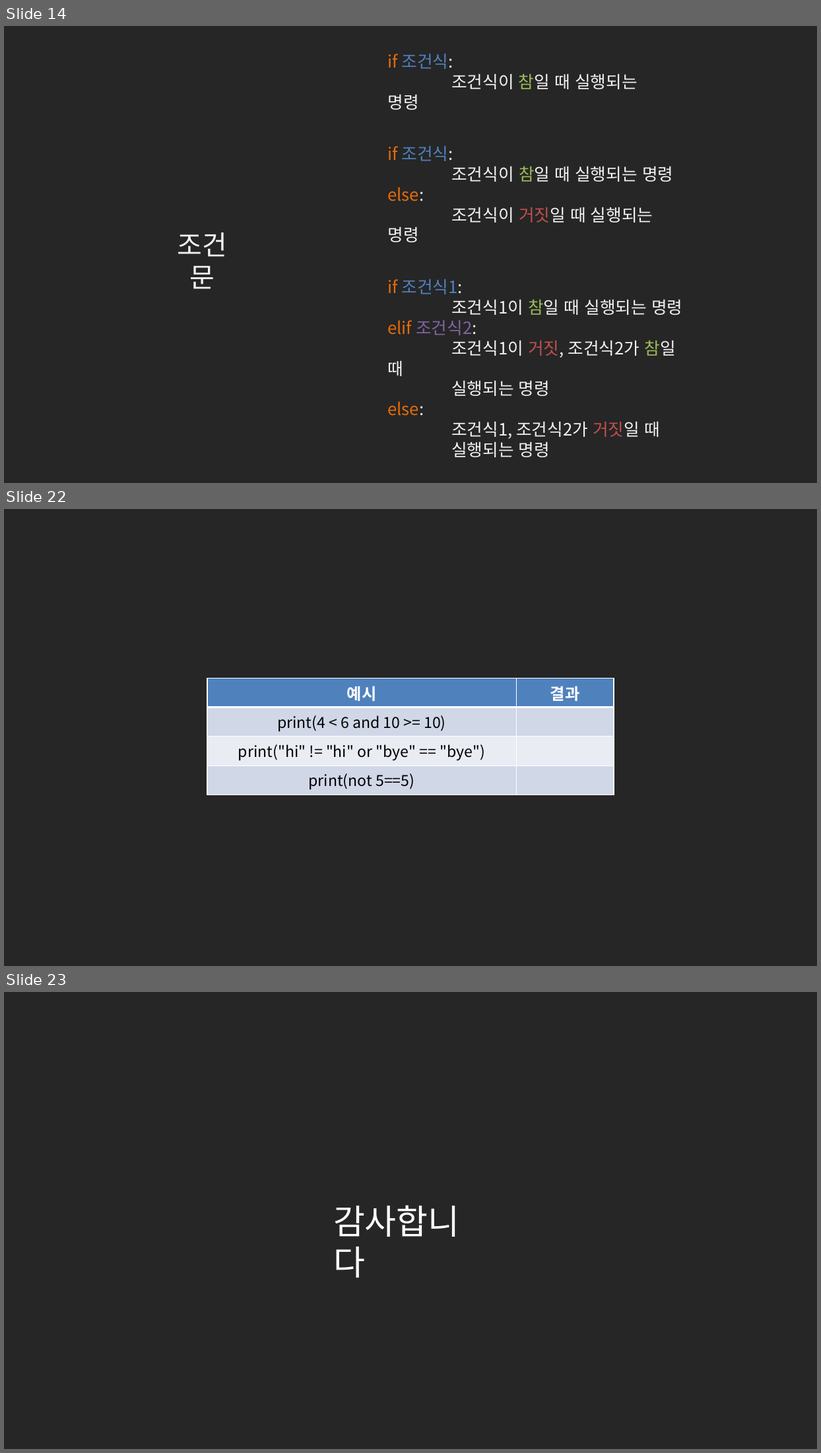
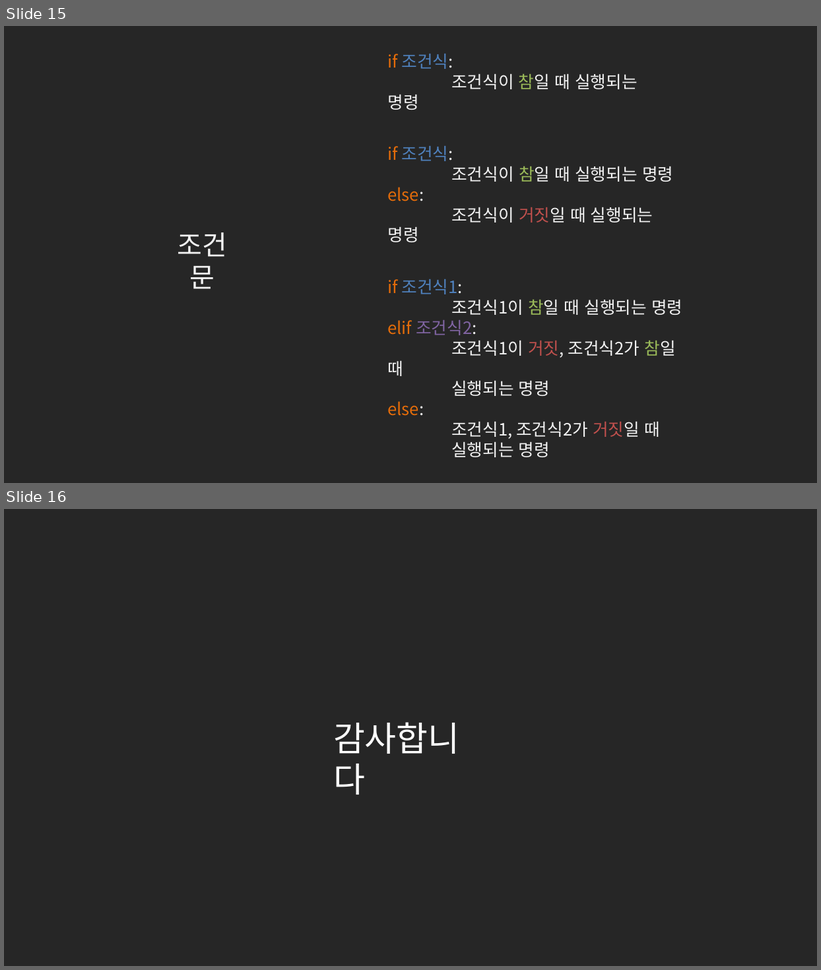
Before and after one commit to kwonkijun/python, a slide deck: 파이썬기초(PPT)/NEW_2021버전/파이썬 기초 6강_조건문.pptx. Shown one above the other, each under a label of ours: slides 14, 22 and 23 before the commit, slides 15 and 16 after it; the slides between them are not shown. The pictures are 821x1453 and 821x970 pixels, drawn with LibreOffice and Linux fonts; fonts in the diff are those of the drawing. Boxes give left, top, right and bottom in pixels: in the first picture for what was removed or moved away, otherwise in the second. Text is boxed around its words. In the diff, an @@ line names an element or a change of style, - is before the commit and + after.

```diff
--- a/파이썬기초(PPT)/NEW_2021버전/파이썬 기초 6강_조건문.pptx
+++ b/파이썬기초(PPT)/NEW_2021버전/파이썬 기초 6강_조건문.pptx
@@ slide 22 removed at [4,509,817,966], background #262626 @@
@@ table removed at [207,678,614,797], 4 rows, 2 columns @@
-예시 | 결과
-print(4 < 6 and 10 >= 10) | 
-print("hi" != "hi" or "bye" == "bye") | 
-print(not 5==5) | 
@@ what was slide 14 is now slide 15 @@
@@ what was slide 23 is now slide 16 @@
```
Also in this commit, not shown: 1 slide changed, 1 slide added, 7 other slides removed, 5 other files.
